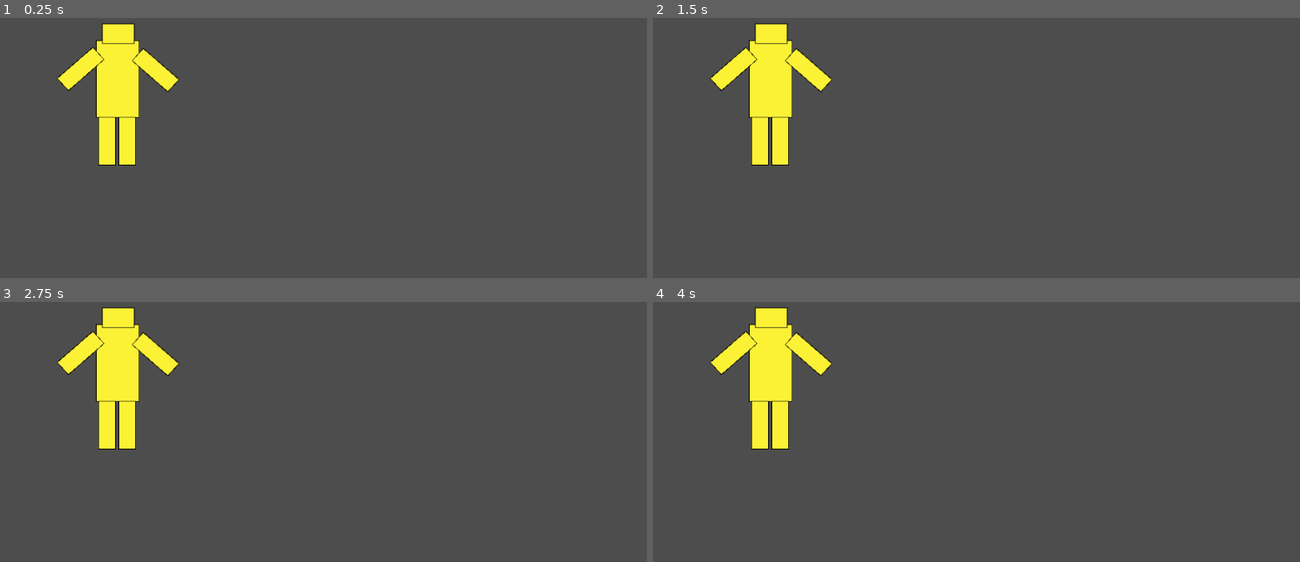
Above: before the commit, frames 1-4 (two rows, left to right).
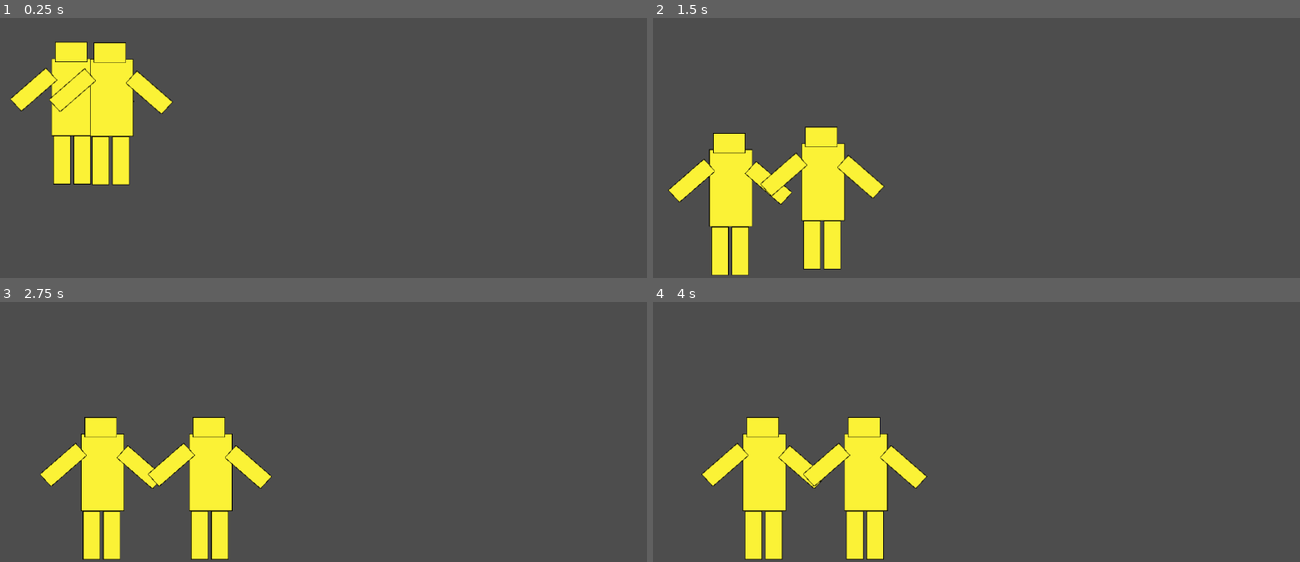
Above: after the commit, the same moments.

Repository: Jacob-Hawksley/Collision-Course
Game: Godot game, scene res://main.tscn
The game is run twice, just before and just after one commit, with the same random seed, the same clock (stepped at 60 frames per second) and the same inputs.
Inputs:
- Up to frame 1 (0.25 s): no input
- Up to frame 2 (1.5 s): tap Enter (ui_accept) at 0.5, 0.6, 0.77, 1.07, 1.35 s; hold Right (ui_right) from 0.53 s (still down)
- Up to frame 3 (2.75 s): tap Enter (ui_accept) at 1.52, 1.82, 2.1 s; release Right (ui_right) at 2.03 s; hold Left (ui_left) from 2.03 s (still down)
- Up to frame 4 (4 s): release Left (ui_left) at 2.78 s; hold Right (ui_right) from 2.78 s (still down); tap Enter (ui_accept) at 2.85, 3.02, 3.32, 3.6, 3.77 s

The runs differ from the first frame. In frame 1, 6.3% of the frame differs, in the area x 1-28%, y 1-65%; in frame 2, 13%, in the area x 2-36%, y 1-100%; in frame 3, 12%; in frame 4, 12%.

Commit message:
Added skeleton

Diff:
--- a/main.tscn
+++ b/main.tscn
@@ -1,6 +1,8 @@
-[gd_scene load_steps=19 format=3 uid="uid://cb0u1wq7u4jpd"]
-
+[gd_scene load_steps=23 format=3 uid="uid://cb0u1wq7u4jpd"]
+
+[ext_resource type="Script" uid="uid://c21t8chemd2h7" path="res://player_1.gd" id="1_272bh"]
 [ext_resource type="Texture2D" uid="uid://dknrd3oq865gx" path="res://torso.png" id="1_lquwl"]
+[ext_resource type="Script" uid="uid://bfopq0vqeluvx" path="res://player_1_skeleton.gd" id="2_5vw27"]
 [ext_resource type="Texture2D" uid="uid://uo8vklk03kfn" path="res://head.png" id="2_7mycd"]
 [ext_resource type="Texture2D" uid="uid://jmxrrawf2slx" path="res://leftarm.png" id="3_272bh"]
 [ext_resource type="Texture2D" uid="uid://cyv1ww2flpxsn" path="res://rightarm.png" id="4_5vw27"]
@@ -92,93 +94,132 @@
 [sub_resource type="RectangleShape2D" id="RectangleShape2D_4c57u"]
 size = Vector2(28, 83)
 
+[sub_resource type="RectangleShape2D" id="RectangleShape2D_efxa6"]
+size = Vector2(72, 132)
+
+[sub_resource type="RectangleShape2D" id="RectangleShape2D_dg77c"]
+size = Vector2(1161.5, 137.5)
+
 [node name="Main" type="Node"]
 
 [node name="Player1" type="CharacterBody2D" parent="."]
 position = Vector2(204, 302)
-
-[node name="Skeleton2D" type="Skeleton2D" parent="Player1"]
+script = ExtResource("1_272bh")
+
+[node name="Player1Skeleton" type="Skeleton2D" parent="Player1"]
 modification_stack = SubResource("SkeletonModificationStack2D_4c57u")
-
-[node name="Torso" type="Bone2D" parent="Player1/Skeleton2D"]
-rest = Transform2D(1, 0, 0, 1, 0, 0)
-
-[node name="AnimatedSprite2D" type="AnimatedSprite2D" parent="Player1/Skeleton2D/Torso"]
+script = ExtResource("2_5vw27")
+
+[node name="Torso" type="Bone2D" parent="Player1/Player1Skeleton"]
+rest = Transform2D(1, 0, 0, 1, 0, 0)
+
+[node name="AnimatedSprite2D" type="AnimatedSprite2D" parent="Player1/Player1Skeleton/Torso"]
 sprite_frames = SubResource("SpriteFrames_efxa6")
 
-[node name="StaticBody2D" type="StaticBody2D" parent="Player1/Skeleton2D/Torso"]
-
-[node name="CollisionShape2D" type="CollisionShape2D" parent="Player1/Skeleton2D/Torso/StaticBody2D"]
+[node name="StaticBody2D" type="RigidBody2D" parent="Player1/Player1Skeleton/Torso"]
+
+[node name="CollisionShape2D" type="CollisionShape2D" parent="Player1/Player1Skeleton/Torso/StaticBody2D"]
 position = Vector2(-1, 2)
 shape = SubResource("RectangleShape2D_lquwl")
 
-[node name="Head" type="Bone2D" parent="Player1/Skeleton2D"]
-rest = Transform2D(1, 0, 0, 1, 0, 0)
-
-[node name="AnimatedSprite2D" type="AnimatedSprite2D" parent="Player1/Skeleton2D/Head"]
+[node name="Head" type="Bone2D" parent="Player1/Player1Skeleton"]
+rest = Transform2D(1, 0, 0, 1, 0, 0)
+
+[node name="AnimatedSprite2D" type="AnimatedSprite2D" parent="Player1/Player1Skeleton/Head"]
 position = Vector2(-3, -78)
 sprite_frames = SubResource("SpriteFrames_dg77c")
 
-[node name="StaticBody2D" type="StaticBody2D" parent="Player1/Skeleton2D/Head"]
-
-[node name="CollisionShape2D" type="CollisionShape2D" parent="Player1/Skeleton2D/Head/StaticBody2D"]
-position = Vector2(0.5, -77)
+[node name="StaticBody2D" type="RigidBody2D" parent="Player1/Player1Skeleton/Head"]
+
+[node name="CollisionShape2D" type="CollisionShape2D" parent="Player1/Player1Skeleton/Head/StaticBody2D"]
+position = Vector2(-3, -79)
 shape = SubResource("RectangleShape2D_7mycd")
 
-[node name="LArm" type="Bone2D" parent="Player1/Skeleton2D"]
-rest = Transform2D(1, 0, 0, 1, 0, 0)
-
-[node name="AnimatedSprite2D" type="AnimatedSprite2D" parent="Player1/Skeleton2D/LArm"]
+[node name="LArm" type="Bone2D" parent="Player1/Player1Skeleton"]
+rest = Transform2D(1, 0, 0, 1, 0, 0)
+
+[node name="AnimatedSprite2D" type="AnimatedSprite2D" parent="Player1/Player1Skeleton/LArm"]
 position = Vector2(-68, -13)
 sprite_frames = SubResource("SpriteFrames_ycdy4")
 
-[node name="StaticBody2D" type="StaticBody2D" parent="Player1/Skeleton2D/LArm"]
-
-[node name="CollisionShape2D" type="CollisionShape2D" parent="Player1/Skeleton2D/LArm/StaticBody2D"]
-position = Vector2(-64.5585, -16.4215)
+[node name="StaticBody2D" type="RigidBody2D" parent="Player1/Player1Skeleton/LArm"]
+
+[node name="CollisionShape2D" type="CollisionShape2D" parent="Player1/Player1Skeleton/LArm/StaticBody2D"]
+position = Vector2(-67, -14)
 rotation = 0.845047
-scale = Vector2(1, 1)
 shape = SubResource("RectangleShape2D_272bh")
 
-[node name="RArm" type="Bone2D" parent="Player1/Skeleton2D"]
-rest = Transform2D(1, 0, 0, 1, 0, 0)
-
-[node name="AnimatedSprite2D" type="AnimatedSprite2D" parent="Player1/Skeleton2D/RArm"]
+[node name="RArm" type="Bone2D" parent="Player1/Player1Skeleton"]
+rest = Transform2D(1, 0, 0, 1, 0, 0)
+
+[node name="AnimatedSprite2D" type="AnimatedSprite2D" parent="Player1/Player1Skeleton/RArm"]
 position = Vector2(65, -9)
 sprite_frames = SubResource("SpriteFrames_w48qg")
 
-[node name="StaticBody2D" type="StaticBody2D" parent="Player1/Skeleton2D/RArm"]
-
-[node name="CollisionShape2D" type="CollisionShape2D" parent="Player1/Skeleton2D/RArm/StaticBody2D"]
-position = Vector2(64.566, -13.7674)
+[node name="StaticBody2D" type="RigidBody2D" parent="Player1/Player1Skeleton/RArm"]
+
+[node name="CollisionShape2D" type="CollisionShape2D" parent="Player1/Player1Skeleton/RArm/StaticBody2D"]
+position = Vector2(66, -8)
 rotation = -0.823218
 shape = SubResource("RectangleShape2D_5vw27")
 
-[node name="LLeg" type="Bone2D" parent="Player1/Skeleton2D"]
-rest = Transform2D(1, 0, 0, 1, 0, 0)
-
-[node name="AnimatedSprite2D" type="AnimatedSprite2D" parent="Player1/Skeleton2D/LLeg"]
+[node name="LLeg" type="Bone2D" parent="Player1/Player1Skeleton"]
+rest = Transform2D(1, 0, 0, 1, 0, 0)
+
+[node name="AnimatedSprite2D" type="AnimatedSprite2D" parent="Player1/Player1Skeleton/LLeg"]
 position = Vector2(-19, 109)
 sprite_frames = SubResource("SpriteFrames_vivmo")
 
-[node name="StaticBody2D" type="StaticBody2D" parent="Player1/Skeleton2D/LLeg"]
-
-[node name="CollisionShape2D" type="CollisionShape2D" parent="Player1/Skeleton2D/LLeg/StaticBody2D"]
+[node name="StaticBody2D" type="RigidBody2D" parent="Player1/Player1Skeleton/LLeg"]
+
+[node name="CollisionShape2D" type="CollisionShape2D" parent="Player1/Player1Skeleton/LLeg/StaticBody2D"]
 position = Vector2(-19, 108.5)
 shape = SubResource("RectangleShape2D_kek77")
 
-[node name="RLeg" type="Bone2D" parent="Player1/Skeleton2D"]
-rest = Transform2D(1, 0, 0, 1, 0, 0)
-
-[node name="AnimatedSprite2D" type="AnimatedSprite2D" parent="Player1/Skeleton2D/RLeg"]
+[node name="RLeg" type="Bone2D" parent="Player1/Player1Skeleton"]
+rest = Transform2D(1, 0, 0, 1, 0, 0)
+
+[node name="AnimatedSprite2D" type="AnimatedSprite2D" parent="Player1/Player1Skeleton/RLeg"]
 position = Vector2(16, 109)
 sprite_frames = SubResource("SpriteFrames_2cqfq")
 
-[node name="StaticBody2D" type="StaticBody2D" parent="Player1/Skeleton2D/RLeg"]
-
-[node name="CollisionShape2D" type="CollisionShape2D" parent="Player1/Skeleton2D/RLeg/StaticBody2D"]
+[node name="StaticBody2D" type="RigidBody2D" parent="Player1/Player1Skeleton/RLeg"]
+
+[node name="CollisionShape2D" type="CollisionShape2D" parent="Player1/Player1Skeleton/RLeg/StaticBody2D"]
 position = Vector2(16, 109.5)
 shape = SubResource("RectangleShape2D_4c57u")
 
-[node name="Player2" type="CharacterBody2D" parent="."]
-position = Vector2(204, 302)
+[node name="Head-Torso" type="PinJoint2D" parent="Player1/Player1Skeleton"]
+position = Vector2(-2, -64)
+node_a = NodePath("../Torso/StaticBody2D")
+node_b = NodePath("../Head/StaticBody2D")
+
+[node name="LArm-Torso" type="PinJoint2D" parent="Player1/Player1Skeleton"]
+position = Vector2(-37, -39)
+node_a = NodePath("../Torso/StaticBody2D")
+node_b = NodePath("../LArm/StaticBody2D")
+
+[node name="RArm-Torso" type="PinJoint2D" parent="Player1/Player1Skeleton"]
+position = Vector2(35, -34)
+node_a = NodePath("../Torso/StaticBody2D")
+node_b = NodePath("../RArm/StaticBody2D")
+
+[node name="LLeg-Torso" type="PinJoint2D" parent="Player1/Player1Skeleton"]
+position = Vector2(-21, 67)
+node_a = NodePath("../Torso/StaticBody2D")
+node_b = NodePath("../LLeg/StaticBody2D")
+
+[node name="RLeg-Torso" type="PinJoint2D" parent="Player1/Player1Skeleton"]
+position = Vector2(15, 68)
+node_a = NodePath("../Torso/StaticBody2D")
+node_b = NodePath("../RLeg/StaticBody2D")
+
+[node name="CollisionShape2D" type="CollisionShape2D" parent="Player1"]
+position = Vector2(-1, 0)
+shape = SubResource("RectangleShape2D_efxa6")
+
+[node name="StaticBody2D" type="StaticBody2D" parent="."]
+
+[node name="CollisionShape2D" type="CollisionShape2D" parent="StaticBody2D"]
+position = Vector2(583.25, 627.25)
+shape = SubResource("RectangleShape2D_dg77c")
--- /dev/null
+++ b/player_1.gd
@@ -0,0 +1,25 @@
+extends CharacterBody2D
+
+
+const SPEED = 300.0
+const JUMP_VELOCITY = -400.0
+
+
+func _physics_process(delta: float) -> void:
+	# Add the gravity.
+	if not is_on_floor():
+		velocity += get_gravity() * delta
+
+	# Handle jump.
+	if Input.is_action_just_pressed("ui_accept") and is_on_floor():
+		velocity.y = JUMP_VELOCITY
+
+	# Get the input direction and handle the movement/deceleration.
+	# As good practice, you should replace UI actions with custom gameplay actions.
+	var direction := Input.get_axis("ui_left", "ui_right")
+	if direction:
+		velocity.x = direction * SPEED
+	else:
+		velocity.x = move_toward(velocity.x, 0, SPEED)
+
+	move_and_slide()
--- /dev/null
+++ b/player_1_skeleton.gd
@@ -0,0 +1,11 @@
+extends Skeleton2D
+
+
+# Called when the node enters the scene tree for the first time.
+func _ready() -> void:
+	pass # Replace with function body.
+
+
+# Called every frame. 'delta' is the elapsed time since the previous frame.
+func _process(delta: float) -> void:
+	pass
Binary file changed: head.png
Binary file changed: leftarm.png
Not shown, added: player_1.gd.uid
Not shown, added: player_1_skeleton.gd.uid
Binary file changed: rightarm.png
Binary file changed: torso.png
